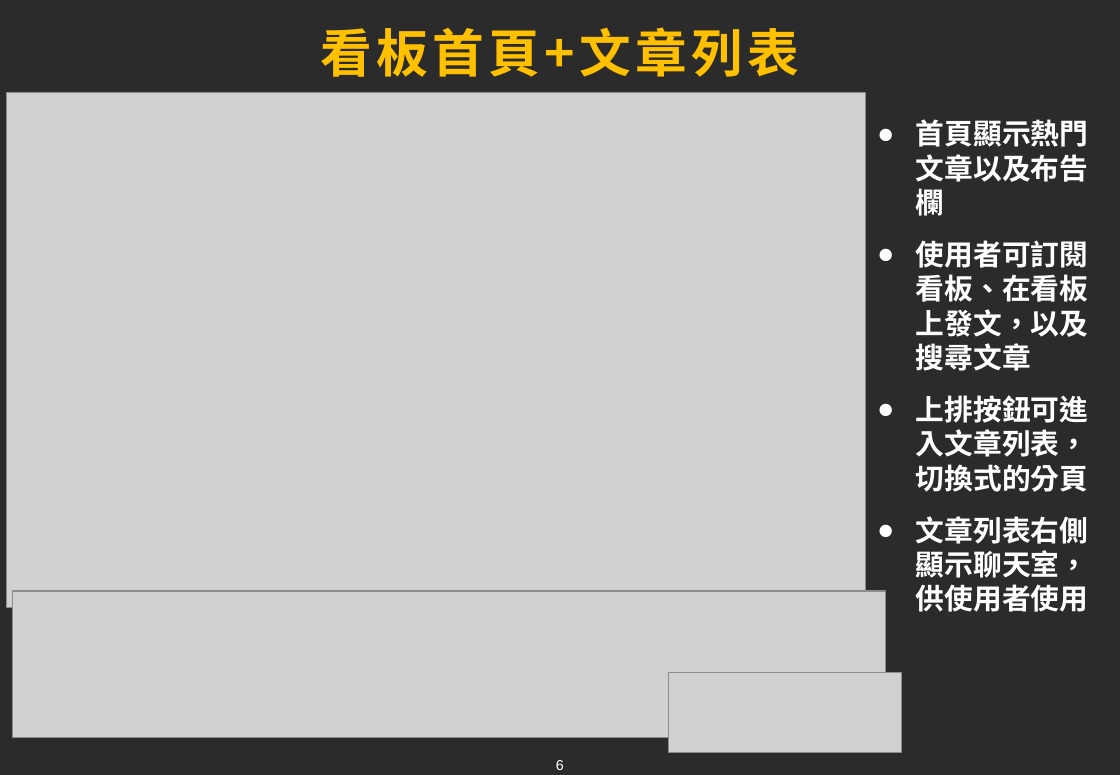
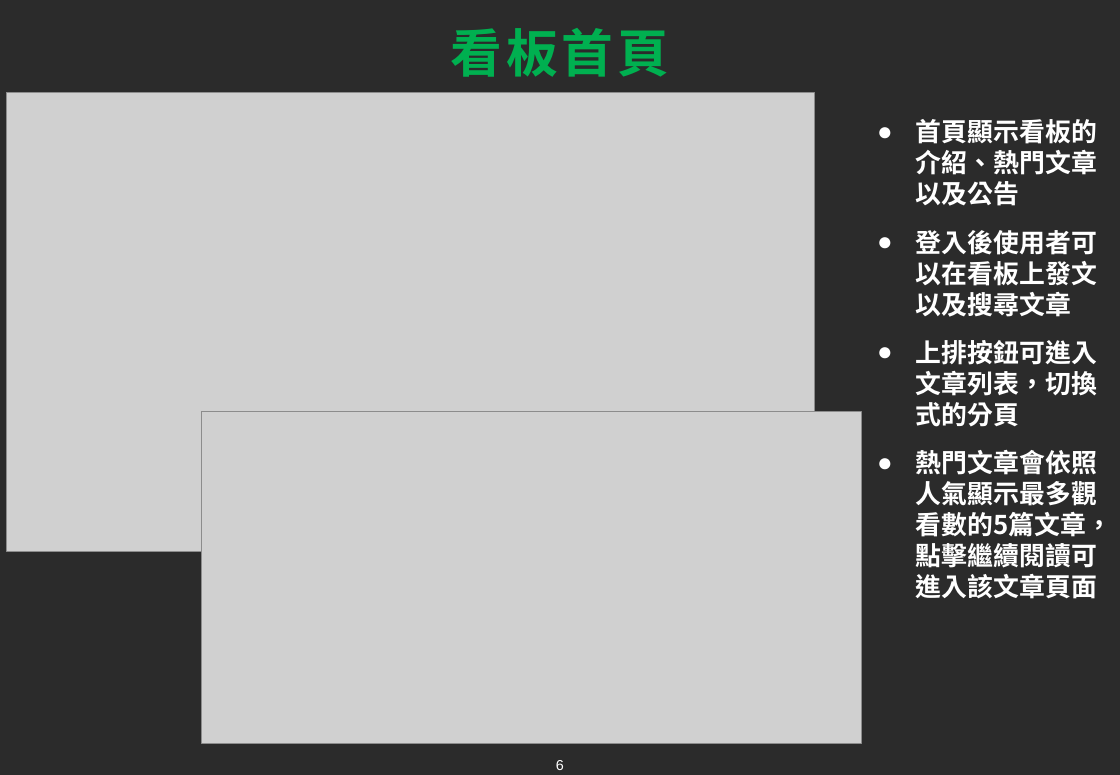
Before and after one commit to tim93009/FinalProject_GameForum, a slide deck: slide 6 of docs/ppt/Liao.pptx. Drawn at 1120x775 pixels with LibreOffice and Linux fonts; fonts in the diff are those of the drawing; grey boxes stand for pictures; background and template pictures are left out; a plain dark background stands for a picture behind light text. Boxes give left, top, right and bottom in pixels: in the first picture for what was removed or moved away, otherwise in the second. Text is boxed around its words. In the diff, an @@ line names an element or a change of style, - is before the commit and + after.

```diff
--- a/docs/ppt/Liao.pptx
+++ b/docs/ppt/Liao.pptx
@@ title at <box>450,28,669,77</box>: text changed; text colour #FFC000 to #00B050 @@
-看板首頁+文章列表
+看板首頁
@@ picture: place and size @@
-picture at <box>6,93,866,608</box>
+picture at <box>6,93,815,552</box>
@@ text at <box>916,119,1097,317</box>: text changed; size 20 to 18 pt @@
-● 首頁顯示熱門文章以及布告欄
-● 使用者可訂閱看板、在看板上發文，以及搜尋文章
+● 首頁顯示看板的介紹、熱門文章以及公告
+● 登入後使用者可以在看板上發文以及搜尋文章
@@ text at <box>916,340,1097,427</box>: size 20 to 18 pt in "上排按鈕可進入文章列表，切換式的分頁" @@
@@ picture added at <box>202,413,861,745</box> @@
@@ text at <box>916,450,1112,599</box>: text changed; size 20 to 18 pt @@
-● 文章列表右側顯示聊天室，供使用者使用
+● 熱門文章會依照人氣顯示最多觀看數的5篇文章，點擊繼續閱讀可進入該文章頁面
@@ picture removed at <box>12,592,886,738</box> @@
@@ picture removed at <box>668,673,902,753</box> @@
```
Also in this commit, not shown: 8 other slides changed, 1 slide added, 1 other file.
